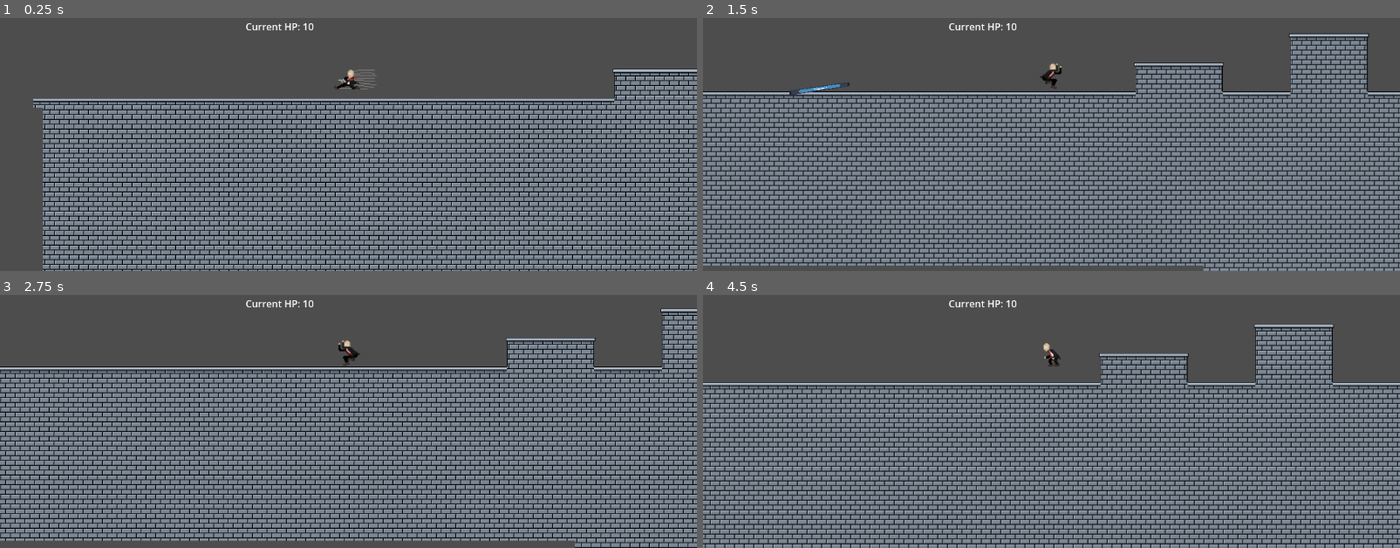
Above: before the commit, frames 1-4 (two rows, left to right).
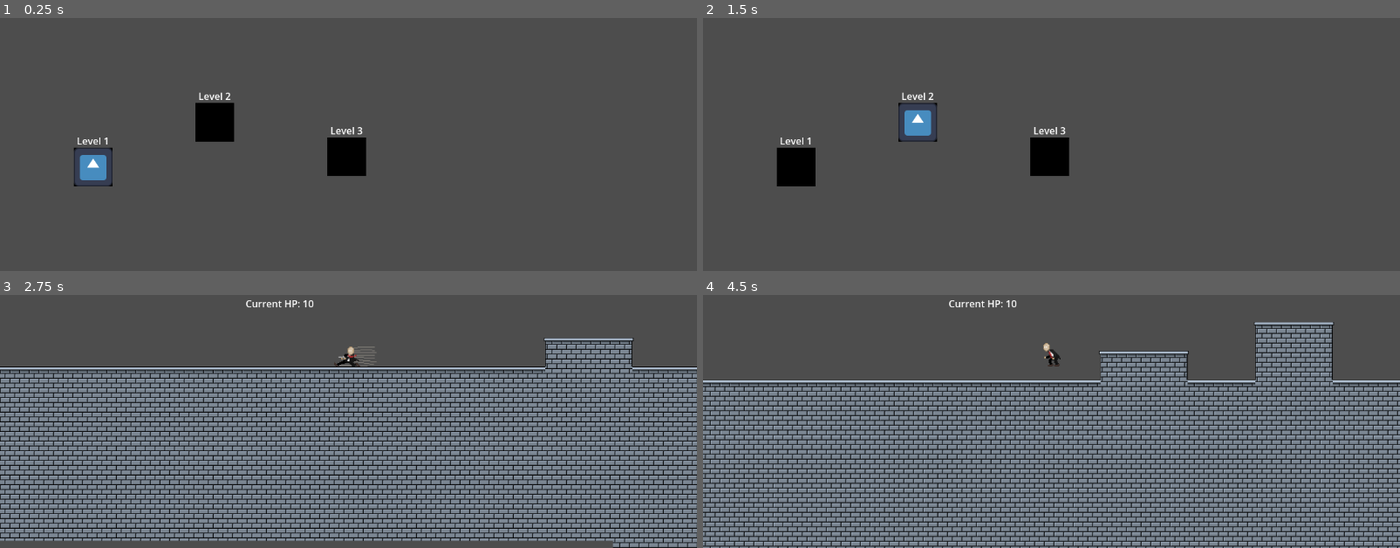
Above: after the commit, the same moments.

Repository: LiamQuinlan-Carleton/COMP1501FINAL
Game: Godot game, scene res://level_select.tscn
Same seed, same stepped clock (60 frames per second), same inputs: the game is played once before the commit and once after it. Before the commit the project starts from res://first_level.tscn. The engine's default icon, where the game draws it, is replaced by a stand-in: a white triangle on a blue panel in a dark square.
Inputs (mouse positions are in pixels of both pictures, inside the frame that each line leads up to):
- Up to frame 1 (0.25 s): no input
- Up to frame 2 (1.5 s): move the mouse to (1204, 55) at 0.52 s; hold D (Right) from 0.53 s (still down); tap Space (Jump) at 0.6, 0.77, 1.07 s; move the mouse to (912, 93) at 1.27 s; click (912, 93) at 1.35 s
- Up to frame 3 (2.75 s): tap Space (Jump) at 1.52, 1.55, 1.82, 2.3 s; move the mouse to (outside the picture) at 2.02 s; release D (Right) at 2.03 s; hold A (Left) from 2.03 s (still down); hold Right mouse button (Right Click) from 2.03 s (still down)
- Up to frame 4 (4.5 s): move the mouse to (1016, 431) at 2.77 s; release A (Left) at 2.78 s; release Right mouse button (Right Click) at 2.78 s; hold D (Right) 2.78-4.28 s; tap Shift (Shift) at 2.85 s; tap Space (Jump) at 3.02, 3.05, 3.32, 3.77, 3.8, 4.07, 4.35 s; move the mouse to (1260, 411) at 3.52 s; hold S (crouch) 3.53-4.28 s; move the mouse to (outside the picture) at 4.27 s; hold A (Left) from 4.28 s (still down)

The runs differ from the first frame. In frame 1, 58% of the frame differs, in the area x 4-100%, y 2-100%; in frame 2, 61%, in the area x 0-100%, y 2-100%; in frame 3, 14%; in frame 4, 51%.

Commit message:
Added level select screen

Diff:
--- /dev/null
+++ b/level_icon.gd
@@ -0,0 +1,14 @@
+extends Control
+
+@export var level_index: int = 1
+@export_file("*.tscn") var level_path: String
+
+# Called when the node enters the scene tree for the first time.
+func _ready() -> void:
+	$Label.text = "Level " + str(level_index)
+	add_to_group("levelIcons")
+
+
+# Called every frame. 'delta' is the elapsed time since the previous frame.
+func _process(delta: float) -> void:
+	pass
--- /dev/null
+++ b/level_icon.tscn
@@ -0,0 +1,32 @@
+[gd_scene load_steps=4 format=3 uid="uid://3sypqc64pspy"]
+
+[ext_resource type="Script" path="res://level_icon.gd" id="1_b7nef"]
+
+[sub_resource type="Gradient" id="Gradient_bem5e"]
+offsets = PackedFloat32Array(0.996552, 1)
+colors = PackedColorArray(0, 0, 0, 1, 0, 0, 0, 1)
+
+[sub_resource type="GradientTexture1D" id="GradientTexture1D_wwtae"]
+gradient = SubResource("Gradient_bem5e")
+width = 64
+
+[node name="LevelIcon" type="Control" groups=["levelIcons"]]
+layout_mode = 3
+anchors_preset = 0
+offset_right = 64.0
+offset_bottom = 64.0
+pivot_offset = Vector2(32, 32)
+script = ExtResource("1_b7nef")
+
+[node name="Label" type="Label" parent="."]
+layout_mode = 0
+offset_top = -23.0
+offset_right = 64.0
+text = "Level 1"
+horizontal_alignment = 1
+
+[node name="TextureRect" type="TextureRect" parent="."]
+layout_mode = 0
+offset_right = 64.0
+offset_bottom = 64.0
+texture = SubResource("GradientTexture1D_wwtae")
--- /dev/null
+++ b/level_select.gd
@@ -0,0 +1,23 @@
+extends Control
+
+@onready var levels = get_tree().get_nodes_in_group("levelIcons")
+var current_level: int = 0
+
+# Called when the node enters the scene tree for the first time.
+func _ready() -> void:
+	$PlayerIcon.global_position = levels[current_level].global_position
+
+
+# Called every frame. 'delta' is the elapsed time since the previous frame.
+func _process(delta: float) -> void:
+	if Input.is_action_just_pressed("Left") and current_level > 0:
+		current_level -= 1
+		$PlayerIcon.global_position = levels[current_level].global_position
+
+	if Input.is_action_just_pressed("Right") and current_level < levels.size() - 1:
+		current_level += 1
+		$PlayerIcon.global_position = levels[current_level].global_position
+
+	if Input.is_action_just_pressed("Jump"):
+		if levels[current_level].level_path:
+			get_tree().change_scene_to_file(levels[current_level].level_path)
--- /dev/null
+++ b/level_select.tscn
@@ -0,0 +1,38 @@
+[gd_scene load_steps=4 format=3 uid="uid://cegrt4uxhtfc0"]
+
+[ext_resource type="PackedScene" uid="uid://3sypqc64pspy" path="res://level_icon.tscn" id="1_5ppls"]
+[ext_resource type="Script" path="res://level_select.gd" id="1_747ju"]
+[ext_resource type="PackedScene" uid="uid://butt1se3ljcxg" path="res://player_icon.tscn" id="3_awpb3"]
+
+[node name="LevelSelect" type="Control"]
+layout_mode = 3
+anchors_preset = 15
+anchor_right = 1.0
+anchor_bottom = 1.0
+grow_horizontal = 2
+grow_vertical = 2
+script = ExtResource("1_747ju")
+
+[node name="LevelIcon" parent="." instance=ExtResource("1_5ppls")]
+offset_left = 122.0
+offset_top = 444.0
+offset_right = 186.0
+offset_bottom = 508.0
+level_path = "res://first_level.tscn"
+
+[node name="LevelIcon2" parent="." instance=ExtResource("1_5ppls")]
+offset_left = 323.0
+offset_top = 370.0
+offset_right = 387.0
+offset_bottom = 434.0
+level_index = 2
+
+[node name="LevelIcon3" parent="." instance=ExtResource("1_5ppls")]
+offset_left = 541.0
+offset_top = 427.0
+offset_right = 605.0
+offset_bottom = 491.0
+level_index = 3
+
+[node name="PlayerIcon" parent="." instance=ExtResource("3_awpb3")]
+layout_mode = 0
--- a/player.gd
+++ b/player.gd
@@ -63,6 +63,10 @@
 func _physics_process(delta: float) -> void:
 	hp.text = "Current HP: " + str(health)
 	velocity = get_real_velocity()
+
+	if (global_position.y > 1300):
+		global_position.x = 600
+		global_position.y = 550
 
 	# don't fall when on zipline
 	if is_instance_of(get_parent(), PathFollow2D):
--- /dev/null
+++ b/player_icon.tscn
@@ -0,0 +1,10 @@
+[gd_scene load_steps=2 format=3 uid="uid://butt1se3ljcxg"]
+
+[ext_resource type="Texture2D" uid="uid://c0lxs2ch7it2b" path="res://icon.svg" id="1_cxm5b"]
+
+[node name="PlayerIcon" type="TextureRect"]
+offset_right = 64.0
+offset_bottom = 64.0
+pivot_offset = Vector2(32, 32)
+texture = ExtResource("1_cxm5b")
+expand_mode = 1
--- a/project.godot
+++ b/project.godot
@@ -11,7 +11,7 @@
 [application]
 
 config/name="COMP1501FINAL"
-run/main_scene="res://first_level.tscn"
+run/main_scene="res://level_select.tscn"
 config/features=PackedStringArray("4.3", "Forward Plus")
 config/icon="res://icon.svg"
 
